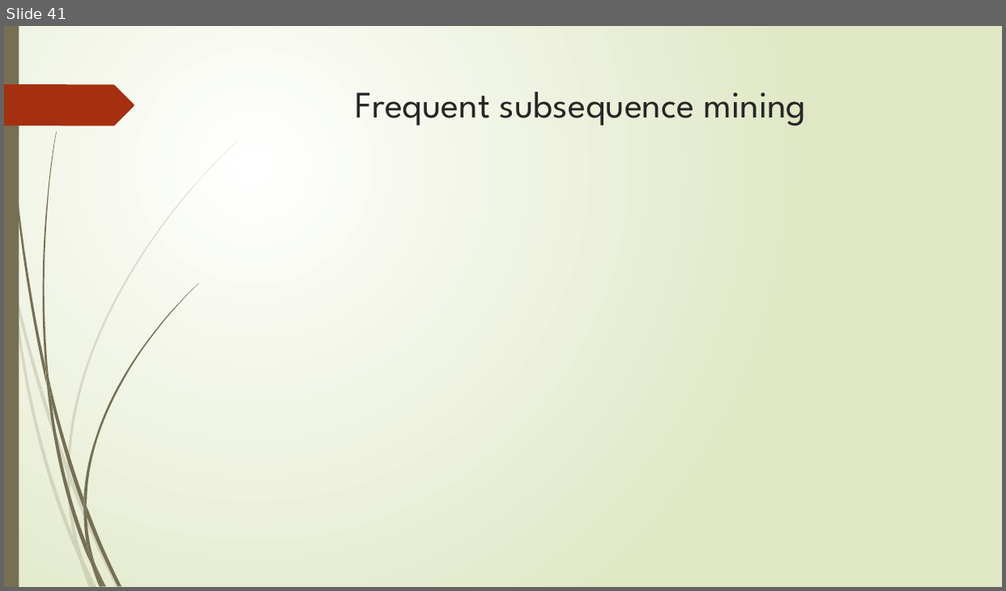
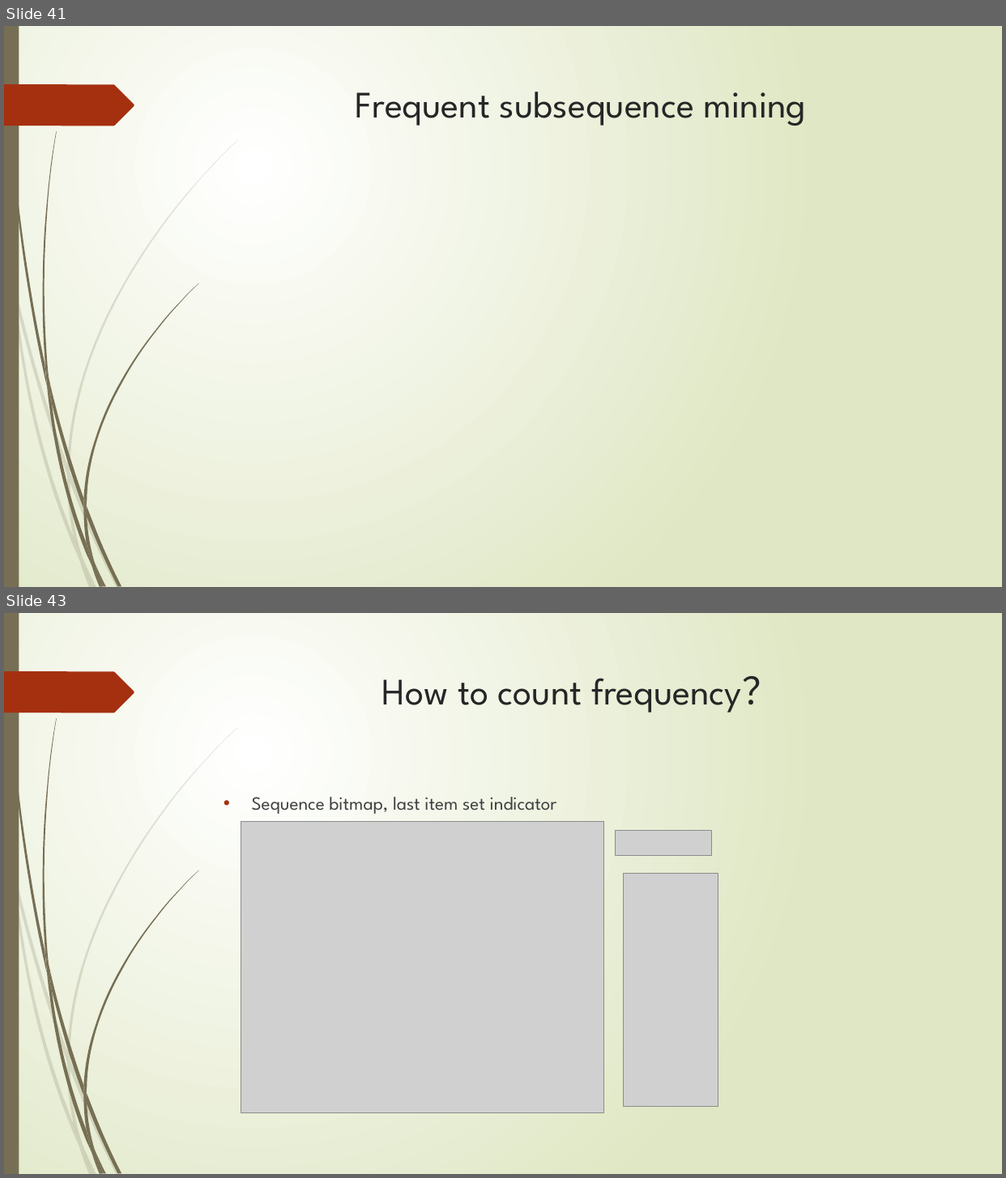
Before and after one commit to zixiaojindao/time-series-survey, a slide deck: slide/tsdm.pptx. Shown one above the other, each under a label of ours: slide 41 before the commit, slides 41 and 43 after it; the slides between them are not shown. The pictures are 1006x591 and 1006x1178 pixels, drawn with LibreOffice and Linux fonts; fonts in the diff are those of the drawing; grey boxes stand for pictures. Boxes give left, top, right and bottom in pixels: in the first picture for what was removed or moved away, otherwise in the second. Text is boxed around its words. In the diff, an @@ line names an element or a change of style, - is before the commit and + after.

```diff
--- a/slide/tsdm.pptx
+++ b/slide/tsdm.pptx
@@ slide 43 added at bbox=[4, 613, 1002, 1174], background gradient #FFFFFF to #DFE8C4; not listed: 24 template elements that a slide beside it also shows @@
@@ title added at bbox=[382, 676, 779, 713], 36 pt, text #262626 @@
+How to count frequency？
@@ text added at bbox=[252, 797, 557, 814], 18 pt, text #404040 @@
+• Sequence bitmap, last item set indicator
@@ picture added at bbox=[241, 821, 603, 1113] @@
@@ picture added at bbox=[616, 831, 711, 855] @@
@@ picture added at bbox=[623, 874, 718, 1106] @@
```
Also in this commit, not shown: 1 slide changed, 2 other slides added.
